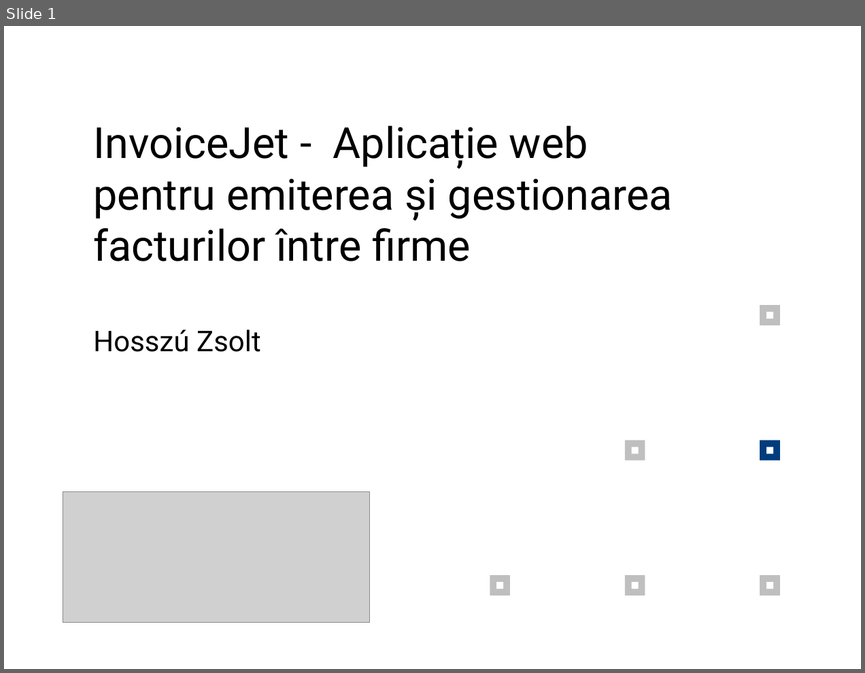
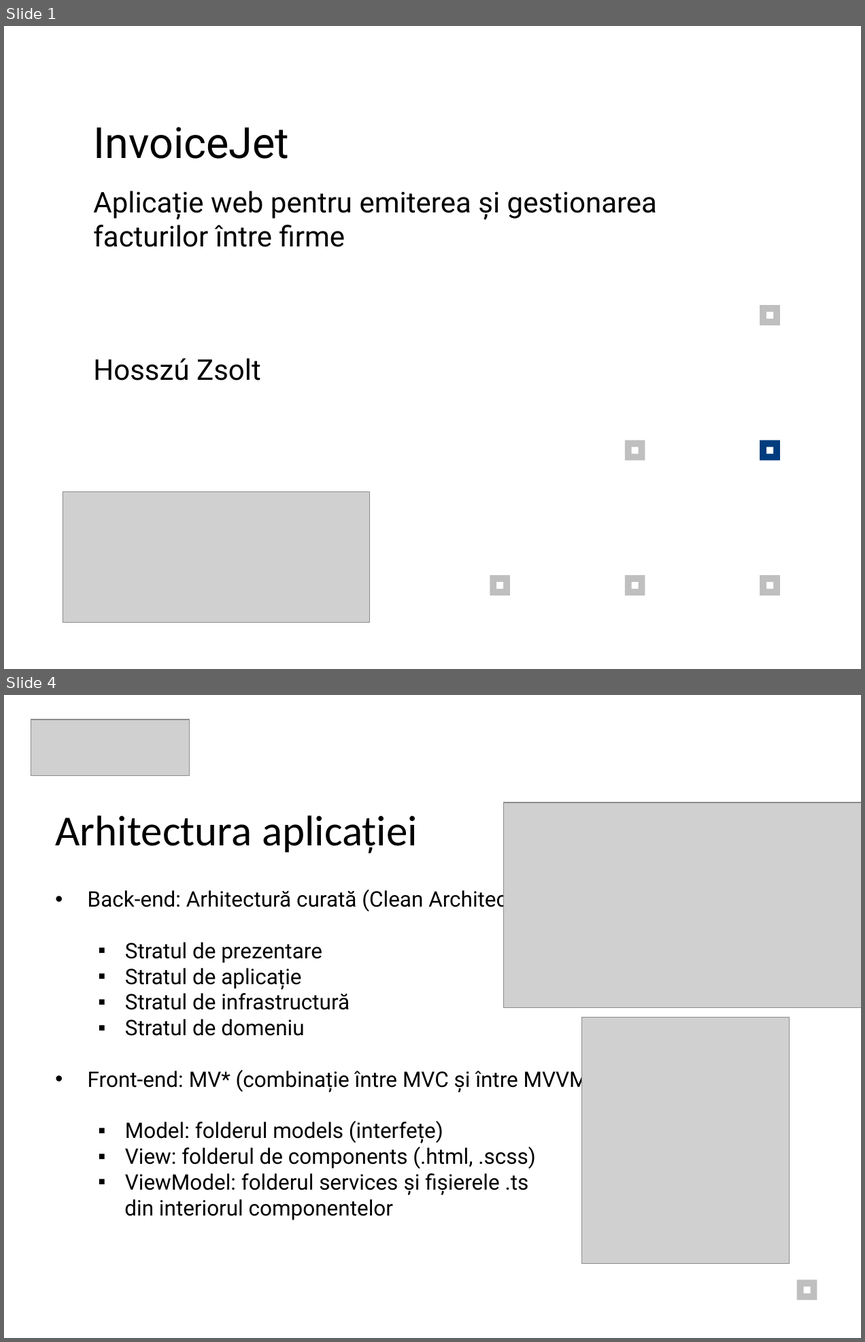
Before and after one commit to zsoltibv/InvoiceJet, a slide deck: Prezentare_Hosszu_Zsolt.pptx. Shown one above the other, each under a label of ours: slide 1 before the commit, slides 1 and 4 after it; the slides between them are not shown. The pictures are 865x673 and 865x1342 pixels, drawn with LibreOffice and Linux fonts; fonts in the diff are those of the drawing; grey boxes stand for pictures. Boxes give left, top, right and bottom in pixels: in the first picture for what was removed or moved away, otherwise in the second. Text is boxed around its words. In the diff, an @@ line names an element or a change of style, - is before the commit and + after.

```diff
--- a/Prezentare_Hosszu_Zsolt.pptx
+++ b/Prezentare_Hosszu_Zsolt.pptx
@@ slide 4 added at (4, 695, 861, 1338), background #FFFFFF @@
@@ picture added at (31, 720, 189, 777) @@
@@ text added at (55, 815, 417, 853), 36 pt, text #000000 @@
+Arhitectura aplicației
@@ picture added at (504, 802, 861, 1007) @@
@@ text added at (88, 887, 596, 1220), 18 pt, text #000000 @@
+• Back-end: Arhitectură curată (Clean Architecture)
+  ▪ Stratul de prezentare
+  ▪ Stratul de aplicație
+  ▪ Stratul de infrastructură
+  ▪ Stratul de domeniu
+• Front-end: MV* (combinație între MVC și între MVVM)
+  ▪ Model: folderul models (interfețe)
+  ▪ View: folderul de components (.html, .scss)
+  ▪ ViewModel: folderul services și fișierele .ts
+  din interiorul componentelor
@@ picture added at (581, 1017, 789, 1263) @@
@@ rectangle added at (797, 1279, 817, 1300), fill #BFBFBF @@
@@ rectangle added at (804, 1286, 810, 1293), fill #FFFFFF @@
@@ slide 1 changed as well @@
@@ text at (93, 127, 657, 247): text changed; size 36 to 24 pt @@
-InvoiceJet - Aplicație web pentru emiterea și gestionarea facturilor între firme
+InvoiceJet
+Aplicație web pentru emiterea și gestionarea facturilor între firme
@@ text "Hosszú Zsolt": place and size @@
-text "Hosszú Zsolt" at (93, 329, 261, 352)
+text "Hosszú Zsolt" at (93, 358, 261, 380)
```
Also in this commit, not shown: 10 other slides added, 3 slides removed.
